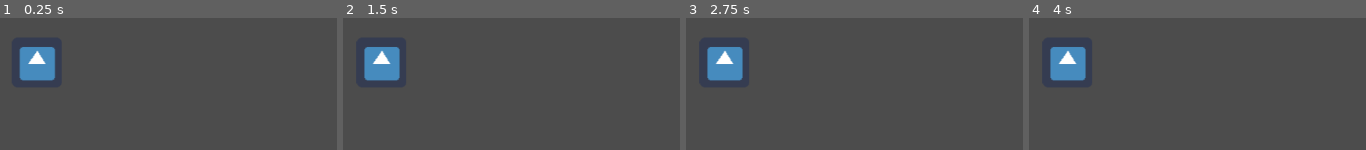
Above: before the commit, frames 1-4 (left to right).
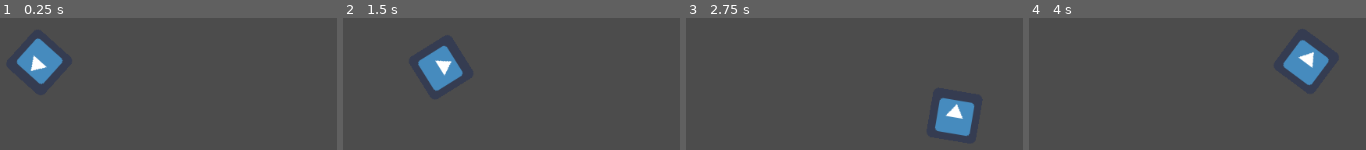
Above: after the commit, the same moments.

Repository: SpidieBot/Top-Down-Shooter
Game: Godot game, scene res://Level/TestDrve.tscn
Two runs of this game, one before a commit and one after it. Both use one fixed random seed, a clock stepped at 60 frames per second and the inputs below. The engine's default icon, where the game draws it, is replaced by a stand-in: a white triangle on a blue panel in a dark square.
Inputs (mouse positions are in pixels of both pictures, inside the frame that each line leads up to):
- Up to frame 1 (0.25 s): no input
- Up to frame 2 (1.5 s): tap Enter at 0.5 s; move the mouse to (outside the picture) at 0.52 s; hold Right (ui_right) 0.53-1.28 s; click (outside the picture) at 0.6 s; move the mouse to (outside the picture) at 1.27 s; hold Down (ui_down) from 1.28 s (still down); click (outside the picture) at 1.35 s
- Up to frame 3 (2.75 s): move the mouse to (outside the picture) at 2.02 s; release Down (ui_down) at 2.03 s; hold Right (ui_right) from 2.03 s (still down); right-click (outside the picture) at 2.1 s; click (outside the picture) at 2.3 s
- Up to frame 4 (4 s): move the mouse to (outside the picture) at 2.77 s; release Right (ui_right) at 2.78 s; hold Up (ui_up) 2.78-3.53 s; click (outside the picture) at 2.85 s; move the mouse to (outside the picture) at 3.52 s; hold Left (ui_left) from 3.53 s (still down); click (outside the picture) at 3.6 s

The runs differ from the first frame. In frame 1, 1.5% of the frame differs, in the area x 5-19%, y 15-50%; in frame 2, 5.5%, in the area x 6-36%, y 21-56%; in frame 3, 5.5%; in frame 4, 5.5%.

Commit message:
Player follow the mouse

Diff:
--- a/Player/Player.gd
+++ b/Player/Player.gd
@@ -36,20 +36,24 @@
 
 	input_vector = input_vector.normalized()
 
-	if input_vector != Vector2.ZERO:
+	if input_vector != Vector2.ZERO: #MOVE
+		#ROLL will always face the lastinput movement
 		roll_vector = input_vector
 
 		velocity = velocity.move_toward(input_vector * MAX_SPEED, ACCELERATION * delta)
 
-	else:
+	else: # IDLE
 		velocity = velocity.move_toward(Vector2.ZERO, FRICTION * delta)
 
 	move()
 
+	# Rotate the player sprite
+	var look_vec = get_global_mouse_position() - global_position
+	global_rotation = atan2(look_vec.y, look_vec.x)
+
 	if Input.is_action_just_pressed("Roll"):
 		state = ROLL
-	if Input.is_action_just_pressed("Attack"):
-		state = ATTACK
+
 
 
 func roll_state(delta):
